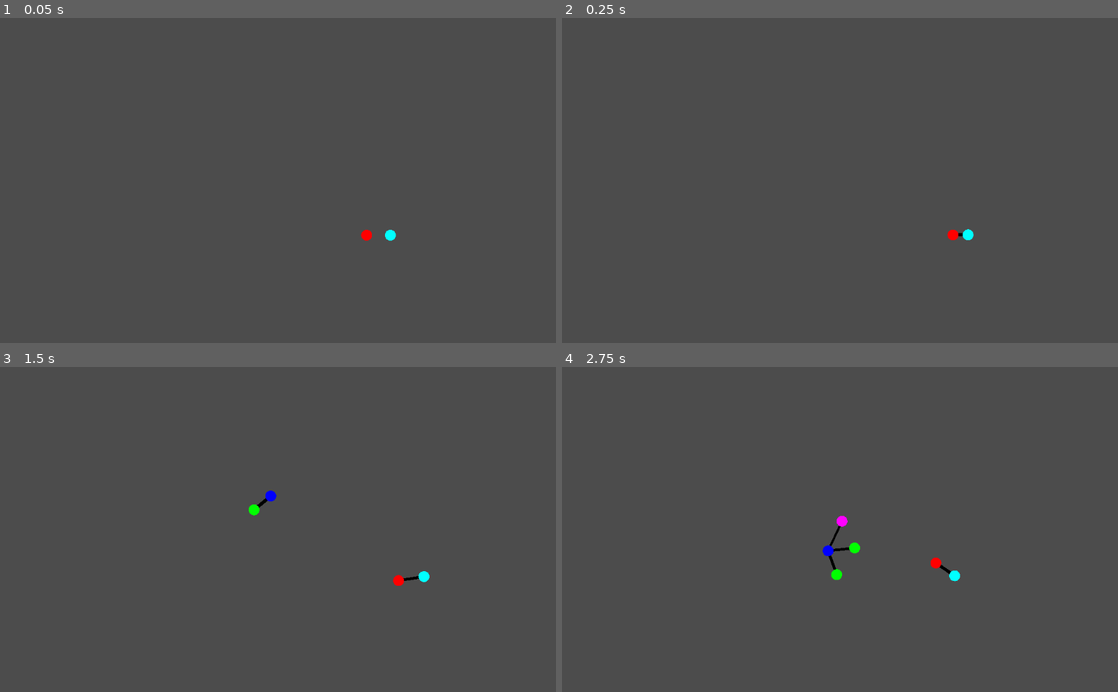
Above: before the commit, frames 1-4 (two rows, left to right).
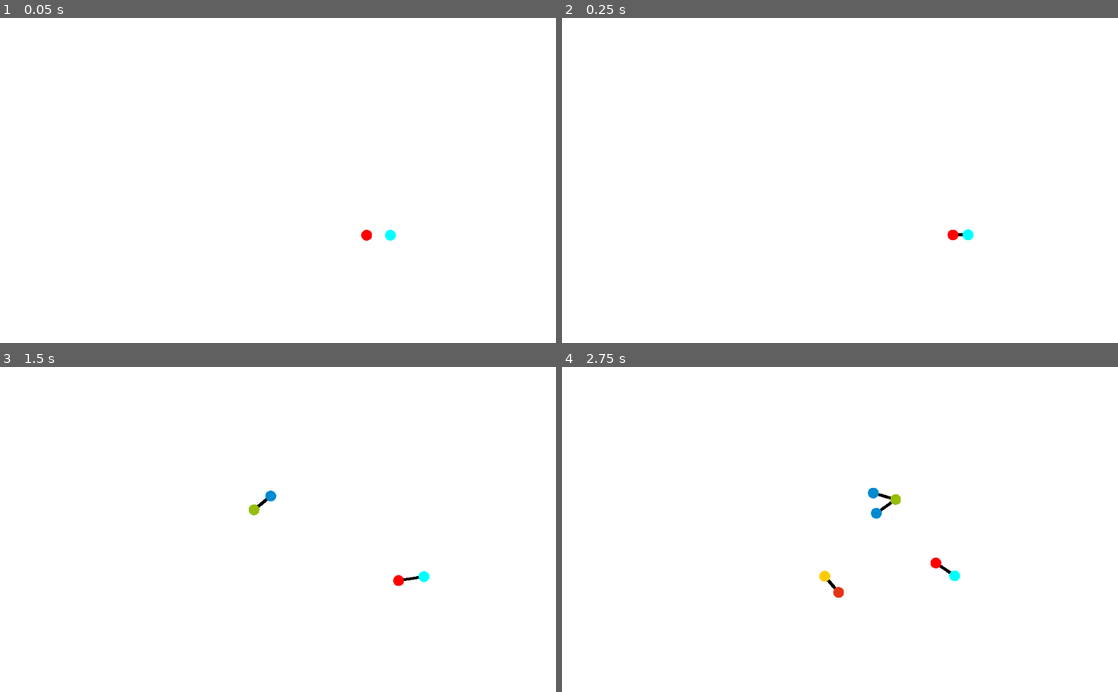
Above: after the commit, the same moments.

Repository: payload/naubino-godot
Game: Godot game, scene res://Game.tscn
Same seed, same stepped clock (60 frames per second), same inputs: the game is played once before the commit and once after it.
Inputs (mouse positions are in pixels of both pictures, inside the frame that each line leads up to):
- Up to frame 1 (0.05 s): no input
- Up to frame 2 (0.25 s): no input
- Up to frame 3 (1.5 s): tap Enter at 0.5 s; move the mouse to (405, 581) at 0.52 s; tap Space (spawn_random) at 0.6 s; click (405, 581) at 0.67 s; move the mouse to (428, 578) at 1.27 s; click (428, 578) at 1.35 s
- Up to frame 4 (2.75 s): tap Space (spawn_random) at 1.55, 2.1 s; move the mouse to (823, 545) at 2.02 s; click (823, 545) at 2.17 s

The runs differ from the first frame. In frame 1, 100% of the frame differs, in the area x 0-100%, y 0-100%; in frame 2, 100%; in frame 3, 100%; in frame 4, 100%.

Commit message:
better colors

Diff:
--- a/Autopilot.gd
+++ b/Autopilot.gd
@@ -24,6 +24,8 @@
 				if is_good_target(naub):
 					target_naub = naub
 					active_naub.set_active()
+					yield(get_tree().create_timer(4), "timeout")
+					target_naub = null
 					return
 		return
 
--- a/Game.gd
+++ b/Game.gd
@@ -24,4 +24,5 @@
 
 func get_random_color() -> Color:
 	var colors = [Color.red, Color.green, Color.blue, Color.aqua, Color.yellow, Color.fuchsia]
+	colors = [Color8(229, 53, 23), Color8(151, 190, 13), Color8(0, 139, 208), Color8(255, 204, 0), Color8(226, 0, 122), Color8(100, 31, 128), Color8(41, 14, 3)]
 	return colors[randi() % len(colors)]
--- a/project.godot
+++ b/project.godot
@@ -34,6 +34,10 @@
 
 Global="*res://Global.gd"
 
+[global]
+
+clear=false
+
 [input]
 
 click={
@@ -55,5 +59,6 @@
 
 [rendering]
 
+environment/default_clear_color=Color( 1, 1, 1, 1 )
 quality/filters/msaa=3
 environment/default_environment="res://default_env.tres"
